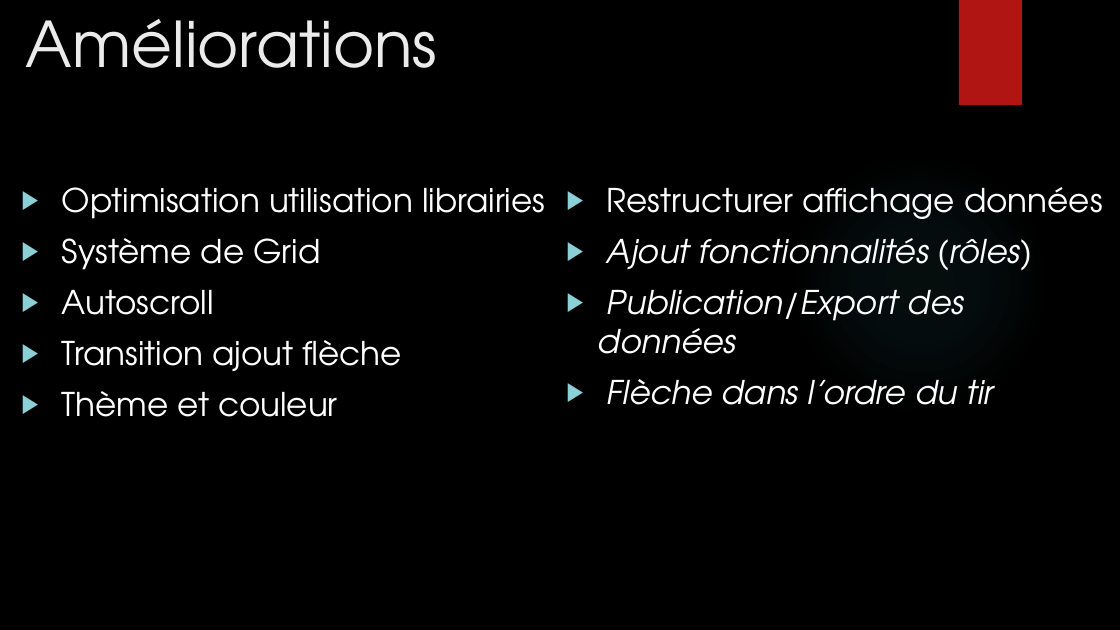
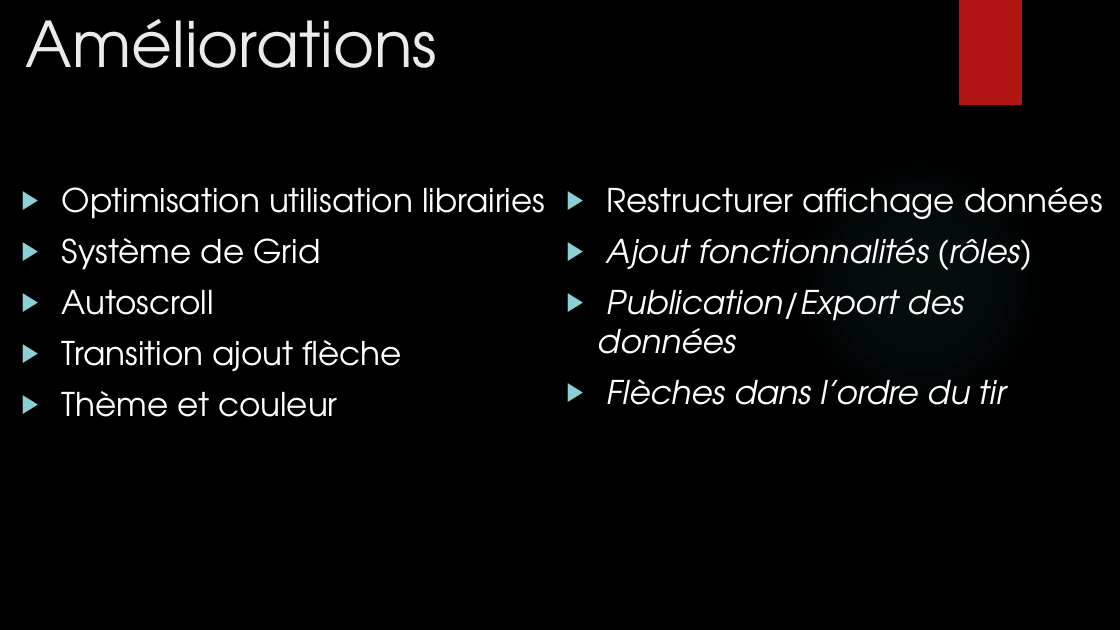
Before and after one commit to mbonjour/Shoot4Stats, a slide deck: slide 19 of Documentation/Défense/Shoot4stats.pptx. Drawn at 1120x630 pixels with LibreOffice and Linux fonts; fonts in the diff are those of the drawing; background and template pictures are left out. Boxes give left, top, right and bottom in pixels: in the first picture for what was removed or moved away, otherwise in the second. Text is boxed around its words. In the diff, an @@ line names an element or a change of style, - is before the commit and + after.

```diff
--- a/Documentation/Défense/Shoot4stats.pptx
+++ b/Documentation/Défense/Shoot4stats.pptx
@@ text at [607,379,1006,405]: text changed @@
-▶ Flèche dans l’ordre du tir
+▶ Flèches dans l’ordre du tir
```
Also in this commit, not shown: 20 other slides changed, 1 slide added, 1 other file.
